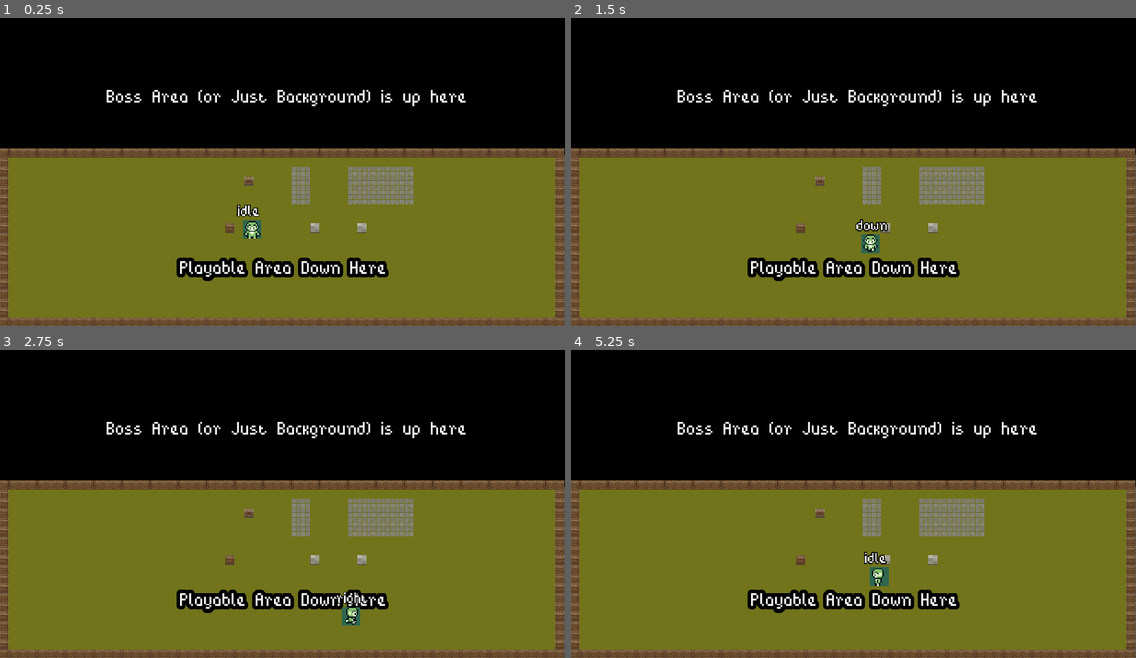
Above: before the commit, frames 1-4 (two rows, left to right).
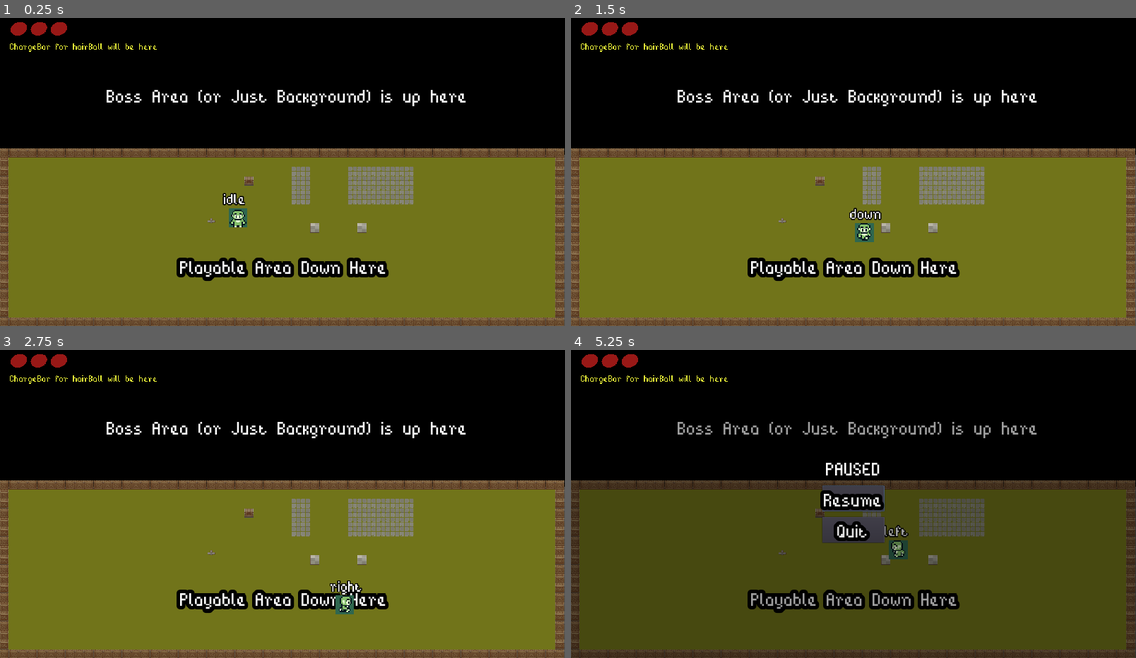
Above: after the commit, the same moments.

Repository: Silve45/LudwigGameJam2023
Game: Godot game, scene res://scenes/MainScene1.tscn
The game is run twice, just before and just after one commit, with the same random seed, the same clock (stepped at 60 frames per second) and the same inputs.
Inputs:
- Up to frame 1 (0.25 s): no input
- Up to frame 2 (1.5 s): tap Enter at 0.5 s; hold D (right) 0.53-1.28 s; hold S (down) from 1.28 s (still down)
- Up to frame 3 (2.75 s): release S (down) at 2.03 s; hold D (right) from 2.03 s (still down)
- Up to frame 4 (5.25 s): release D (right) at 2.78 s; hold W (up) 2.78-3.53 s; hold Left (left) 3.53-5 s; tap P (pause) at 4.15 s; click "Resume" at 5 s

The runs differ from the first frame. In frame 1, 1.1% of the frame differs, in the area x 1-47%, y 1-72%; in frame 2, 1.1%; in frame 3, 1.0%; in frame 4, 58%, in the area x 0-100%, y 1-100%.

Commit message:
Made Changes to project -added health bar -added knockback ( little glitchy ) -added damage from world objects/ enemies -added collision layers

Diff:
--- /dev/null
+++ b/LudwigGameJam2023/assets/scripts/Globals.gd
@@ -0,0 +1,12 @@
+extends Node
+
+var health = 3
+var maxHealth = 3
+
+func _process(delta):
+	if Globals.health <= 0:
+		Globals.health = 0
+	if health >= maxHealth:
+		health = maxHealth
+func _ready():
+	pass # Replace with function body.
--- /dev/null
+++ b/LudwigGameJam2023/assets/scripts/Heart.gd
@@ -0,0 +1,16 @@
+extends TextureRect
+
+export (int) var whichHeart = 0
+var heartFull = load("res://assets/sprites/testSprites/testHeart.PNG")
+var heartEmpty = load("res://assets/sprites/testSprites/testHeartEmpty.PNG")
+func _ready():
+	pass # Replace with function body.
+
+func _process(delta):
+	_check_heart()
+
+func _check_heart():
+	if whichHeart <= Globals.health:
+		$".".set_texture(heartFull)
+	else:
+		$".".set_texture(heartEmpty)
--- a/LudwigGameJam2023/assets/scripts/Player.gd
+++ b/LudwigGameJam2023/assets/scripts/Player.gd
@@ -2,37 +2,68 @@
 
 onready var label = $Label
 onready var animationTree = $AnimationTree
+onready var hurtBox = $hurtBox
+
 export(float) var speed = 50
+export (bool) var receives_knockback = true
+export (float) var knockback_modifier = 0.1
 
+var dead = false
 
+func receive_knockback(damage_source_pos: Vector2, recivied_damage: int):
+	if receives_knockback:
+		var knockback_direction = damage_source_pos.direction_to(self.global_position)
+		var knockback_strength = recivied_damage * knockback_modifier
+		var knockback = knockback_direction * knockback_modifier
+
+		global_position += knockback
 
 func _ready():
 	pass # Replace with function body.
 
 func _process(delta):
 	_read_input()
+	_die()
 
 func _read_input():
-	var velocity = Vector2.ZERO
-	if Input.is_action_pressed("right"):
-		velocity.x += 1
-		label.set_text("right")
-	if Input.is_action_pressed("left"):
-		velocity.x -= 1
-		label.set_text("left")
-	if Input.is_action_pressed("down"):
-		velocity.y += 1
-		label.set_text("down")
-	if Input.is_action_pressed("up"):
-		velocity.y -= 1
-		label.set_text("up")
-	velocity = velocity.normalized()
+	if dead == false:
+		var velocity = Vector2.ZERO
+		if Input.is_action_pressed("right"):
+			velocity.x += 1
+			label.set_text("right")
+		if Input.is_action_pressed("left"):
+			velocity.x -= 1
+			label.set_text("left")
+		if Input.is_action_pressed("down"):
+			velocity.y += 1
+			label.set_text("down")
+		if Input.is_action_pressed("up"):
+			velocity.y -= 1
+			label.set_text("up")
+		velocity = velocity.normalized()
 
-	if velocity == Vector2.ZERO:
-		animationTree.get("parameters/playback").travel("idle")
-		label.set_text("idle")
-	else:
-		animationTree.get("parameters/playback").travel("walk")
-		animationTree.set("parameters/idle/blend_position", velocity)
-		animationTree.set("parameters/walk/blend_position", velocity)
-		move_and_slide(velocity * speed)
+		if velocity == Vector2.ZERO:
+			animationTree.get("parameters/playback").travel("idle")
+			label.set_text("idle")
+		else:
+			animationTree.get("parameters/playback").travel("walk")
+			animationTree.set("parameters/idle/blend_position", velocity)
+			animationTree.set("parameters/walk/blend_position", velocity)
+			move_and_slide(velocity * speed)
+
+
+func _on_hurtBox_body_entered(body): #for any world hazards
+	receive_knockback(body.global_position, 1)
+	print("world damage")
+	Globals.health -= 1
+
+
+func _on_hurtBox_area_entered(area): #for any enemy with hitBox area
+	receive_knockback(area.global_position, 1)
+	print("area damage")
+
+func _die():
+	if Globals.health == 0:
+		print("die")
+		dead = true
+		label.set_text("dead")
--- a/LudwigGameJam2023/project.godot
+++ b/LudwigGameJam2023/project.godot
@@ -14,11 +14,14 @@
 run/main_scene="res://scenes/MainScene1.tscn"
 config/icon="res://assets/sprites/testSprites/icon.png"
 
+[autoload]
+
+Globals="*res://assets/scripts/Globals.gd"
+
 [display]
 
 window/size/width=1920
 window/size/height=1080
-window/size/fullscreen=true
 window/stretch/mode="2d"
 window/stretch/aspect="keep"
 
@@ -85,6 +88,14 @@
  ]
 }
 
+[layer_names]
+
+2d_physics/layer_1="player"
+2d_physics/layer_2="objects"
+2d_physics/layer_3="enemies"
+2d_physics/layer_4="enemy_only_objects"
+2d_physics/layer_5="world"
+
 [physics]
 
 common/enable_pause_aware_picking=true
--- /dev/null
+++ b/LudwigGameJam2023/scenes/Heart.tscn
@@ -0,0 +1,9 @@
+[gd_scene load_steps=3 format=2]
+
+[ext_resource path="res://assets/scripts/Heart.gd" type="Script" id=1]
+[ext_resource path="res://assets/sprites/testSprites/testHeart.PNG" type="Texture" id=2]
+
+[node name="Heart" type="TextureRect"]
+margin_right = 40.0
+texture = ExtResource( 2 )
+script = ExtResource( 1 )
--- a/LudwigGameJam2023/scenes/MainScene1.tscn
+++ b/LudwigGameJam2023/scenes/MainScene1.tscn
@@ -1,11 +1,12 @@
-[gd_scene load_steps=11 format=2]
+[gd_scene load_steps=14 format=2]
 
 [ext_resource path="res://assets/sprites/testSprites/TX Tileset Grass.png" type="Texture" id=1]
 [ext_resource path="res://assets/scripts/MainScene1.gd" type="Script" id=2]
 [ext_resource path="res://assets/sprites/testSprites/TX Props.png" type="Texture" id=3]
 [ext_resource path="res://scenes/Player.tscn" type="PackedScene" id=4]
-[ext_resource path="res://resources/fonts/jump_count_font.tres" type="DynamicFont" id=5]
+[ext_resource path="res://resources/fonts/BigFont.tres" type="DynamicFont" id=5]
 [ext_resource path="res://scenes/Pause.tscn" type="PackedScene" id=6]
+[ext_resource path="res://scenes/ui_Left_Container.tscn" type="PackedScene" id=7]
 
 [sub_resource type="ConvexPolygonShape2D" id=2]
 points = PoolVector2Array( 0, 0, 32, 0, 32, 32, 0, 32 )
@@ -179,6 +180,32 @@
 } ]
 9/z_index = 0
 
+[sub_resource type="ConvexPolygonShape2D" id=5]
+points = PoolVector2Array( 0, 0, 32, 0, 32, 32, 0, 32 )
+
+[sub_resource type="TileSet" id=6]
+0/name = "TX Props.png 0"
+0/texture = ExtResource( 3 )
+0/tex_offset = Vector2( 0, 0 )
+0/modulate = Color( 1, 1, 1, 1 )
+0/region = Rect2( 224, 288, 32, 32 )
+0/tile_mode = 0
+0/occluder_offset = Vector2( 0, 0 )
+0/navigation_offset = Vector2( 0, 0 )
+0/shape_offset = Vector2( 0, 0 )
+0/shape_transform = Transform2D( 1, 0, 0, 1, 0, 0 )
+0/shape = SubResource( 5 )
+0/shape_one_way = false
+0/shape_one_way_margin = 1.0
+0/shapes = [ {
+"autotile_coord": Vector2( 0, 0 ),
+"one_way": false,
+"one_way_margin": 1.0,
+"shape": SubResource( 5 ),
+"shape_transform": Transform2D( 1, 0, 0, 1, 0, 0 )
+} ]
+0/z_index = 0
+
 [node name="MainScene1" type="Node2D"]
 script = ExtResource( 2 )
 
@@ -197,8 +224,10 @@
 tile_set = SubResource( 1 )
 cell_size = Vector2( 32, 32 )
 cell_quadrant_size = 32
+collision_layer = 16
+collision_mask = 0
 format = 1
-tile_data = PoolIntArray( 524274, 9, 0, 524275, 9, 0, 524276 …(7004 unchanged characters)…  0, 983048, 0, 0, 983049, 0, 0, 983050, 9, 0, 983051, 0, 0, 983052, 0, 0, 983053, …(9455 unchanged characters)…
+tile_data = PoolIntArray( 524274, 9, 0, 524275, 9, 0, 524276 …(7004 unchanged characters)…  0, 983048, 0, 0, 983049, 0, 0, 983050, 0, 0, 983051, 0, 0, 983052, 0, 0, 983053, …(9455 unchanged characters)…
 
 [node name="Camera2D" type="Camera2D" parent="."]
 position = Vector2( 514, 290 )
@@ -212,10 +241,6 @@
 custom_fonts/font = ExtResource( 5 )
 text = "Playable Area Down Here"
 
-[node name="KinematicBody2D" parent="." instance=ExtResource( 4 )]
-position = Vector2( 411, 501 )
-speed = 250.0
-
 [node name="Label" type="Label" parent="."]
 margin_left = -83.0
 margin_top = 2.0
@@ -231,4 +256,20 @@
 "_edit_use_anchors_": false
 }
 
+[node name="hazardMap" type="TileMap" parent="."]
+tile_set = SubResource( 6 )
+collision_layer = 4
+collision_mask = 0
+format = 1
+tile_data = PoolIntArray( 458756, 0, 0 )
+
+[node name="Player" parent="." instance=ExtResource( 4 )]
+position = Vector2( 363, 462 )
+speed = 250.0
+knockback_modifier = 25.0
+
+[node name="heartLayer" type="CanvasLayer" parent="."]
+
+[node name="HeartContainer" parent="heartLayer" instance=ExtResource( 7 )]
+
 [editable path="PauseLayer"]
--- a/LudwigGameJam2023/scenes/Pause.tscn
+++ b/LudwigGameJam2023/scenes/Pause.tscn
@@ -1,7 +1,7 @@
 [gd_scene load_steps=3 format=2]
 
 [ext_resource path="res://assets/scripts/Pause.gd" type="Script" id=1]
-[ext_resource path="res://resources/fonts/jump_count_font.tres" type="DynamicFont" id=3]
+[ext_resource path="res://resources/fonts/BigFont.tres" type="DynamicFont" id=3]
 
 [node name="PauseLayer" type="CanvasLayer"]
 
--- a/LudwigGameJam2023/scenes/Player.tscn
+++ b/LudwigGameJam2023/scenes/Player.tscn
@@ -13,7 +13,7 @@
 [ext_resource path="res://resources/BitPotion.ttf" type="DynamicFontData" id=11]
 
 [sub_resource type="RectangleShape2D" id=2]
-extents = Vector2( 9, 9.5 )
+extents = Vector2( 6.5, 6.75 )
 
 [sub_resource type="Animation" id=1]
 length = 0.001
@@ -99,19 +99,23 @@
 
 [sub_resource type="AnimationNodeStateMachinePlayback" id=10]
 
-[node name="KinematicBody2D" type="KinematicBody2D"]
+[sub_resource type="RectangleShape2D" id=18]
+extents = Vector2( 5.5, 4.125 )
+
+[node name="Player" type="KinematicBody2D"]
 scale = Vector2( 4, 4 )
+collision_mask = 18
 script = ExtResource( 3 )
 speed = 150.0
-
-[node name="CollisionShape2D" type="CollisionShape2D" parent="."]
-position = Vector2( 0, -0.5 )
-shape = SubResource( 2 )
+knockback_modifier = 5.0
 
 [node name="Sprite" type="Sprite" parent="."]
 texture = ExtResource( 1 )
 hframes = 8
 vframes = 8
+
+[node name="playerWorldCollision" type="CollisionShape2D" parent="."]
+shape = SubResource( 2 )
 
 [node name="AnimationPlayer" type="AnimationPlayer" parent="."]
 anims/RESET = SubResource( 1 )
@@ -140,3 +144,13 @@
 parameters/playback = SubResource( 10 )
 parameters/idle/blend_position = Vector2( 0.0290792, 0.646707 )
 parameters/walk/blend_position = Vector2( -0.952496, 0.593606 )
+
+[node name="hurtBox" type="Area2D" parent="."]
+collision_mask = 4
+
+[node name="CollisionShape2D" type="CollisionShape2D" parent="hurtBox"]
+position = Vector2( -0.25, -3.125 )
+shape = SubResource( 18 )
+
+[connection signal="area_entered" from="hurtBox" to="." method="_on_hurtBox_area_entered"]
+[connection signal="body_entered" from="hurtBox" to="." method="_on_hurtBox_body_entered"]
--- /dev/null
+++ b/LudwigGameJam2023/scenes/ui_Left_Container.tscn
@@ -0,0 +1,52 @@
+[gd_scene load_steps=4 format=2]
+
+[ext_resource path="res://scenes/Heart.tscn" type="PackedScene" id=1]
+[ext_resource path="res://resources/BitPotion.ttf" type="DynamicFontData" id=2]
+
+[sub_resource type="DynamicFont" id=1]
+size = 500
+outline_size = 5
+outline_color = Color( 0, 0, 0, 1 )
+font_data = ExtResource( 2 )
+
+[node name="ui_left_container" type="Control"]
+anchor_right = 1.0
+anchor_bottom = 1.0
+
+[node name="VBoxContainer" type="VBoxContainer" parent="."]
+margin_left = 33.0
+margin_top = 38.0
+margin_right = 233.0
+margin_bottom = 102.0
+
+[node name="HBoxContainer" type="HBoxContainer" parent="VBoxContainer"]
+margin_right = 200.0
+margin_bottom = 64.0
+
+[node name="Heart" parent="VBoxContainer/HBoxContainer" instance=ExtResource( 1 )]
+margin_right = 64.0
+margin_bottom = 64.0
+whichHeart = 1
+
+[node name="Heart2" parent="VBoxContainer/HBoxContainer" instance=ExtResource( 1 )]
+margin_left = 68.0
+margin_right = 132.0
+margin_bottom = 64.0
+whichHeart = 2
+
+[node name="Heart3" parent="VBoxContainer/HBoxContainer" instance=ExtResource( 1 )]
+margin_left = 136.0
+margin_right = 200.0
+margin_bottom = 64.0
+whichHeart = 3
+
+[node name="Label" type="Label" parent="."]
+modulate = Color( 0.909804, 0.933333, 0.223529, 1 )
+margin_left = 33.0
+margin_top = 106.0
+margin_right = 5060.0
+margin_bottom = 503.0
+rect_min_size = Vector2( 502.7, 39.7 )
+rect_scale = Vector2( 0.1, 0.1 )
+custom_fonts/font = SubResource( 1 )
+text = "ChargeBar for hairBall will be here"
Binary file added: LudwigGameJam2023/assets/sprites/testSprites/testHeart.PNG
Not shown, added: LudwigGameJam2023/assets/sprites/testSprites/testHeart.PNG.import
Binary file added: LudwigGameJam2023/assets/sprites/testSprites/testHeartEmpty.PNG
Not shown, added: LudwigGameJam2023/assets/sprites/testSprites/testHeartEmpty.PNG.import
Renamed: LudwigGameJam2023/resources/fonts/jump_count_font.tres -> LudwigGameJam2023/resources/fonts/BigFont.tres
Not shown: 1 places in LudwigGameJam2023/scenes/Player.tscn that only renumber resources
